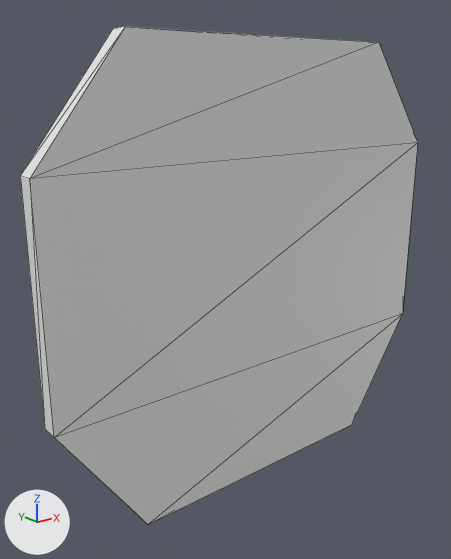
The glTF model src/MapGenerator/parts/doors/DoorSingle/model/door-single.glb as it was, and as the next commit left it.
The view is the same before and after, from a 50 mm camera at (-2.24, -2.42, 2.23) aimed at (-0.18, 0.15, 1.2). Every picture has the same lights, and +X, +Y and +Z are marked at lower left. Mesh edges are drawn as thin lines. Where no turn or scale is listed for an object, it has been applied to the vertices. Vertices at the same position are counted once.

The older version as bpy lines, for what is in view:
```python
me_plane_001 = bpy.data.meshes.new('Plane.001')
me_plane_001.from_pydata(...)  # 16 vertices, 28 faces; spans x -1.29..1.29, y 0.01..0.11, z 0.0..2.46
ob_door = bpy.data.objects.new('Door', me_plane_001)
ob_door.location = (0.0, 0.0, 0.0)
```
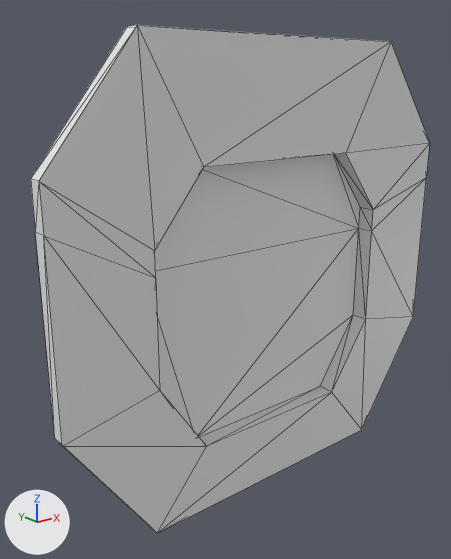
Commit message: Doors WIP

Boxes (x1, y1, x2, y2) around the edits, measured in the pictures (451 x 559 px):
```json
{"object": "Door", "change": "reshaped, moved", "before": [20, 26, 418, 524], "after": [31, 25, 430, 533]}
```

The change, as JSON lines over the scene's bpy script:
```json
{"block": "me_plane_001", "where": "# used by ob_door; location = (0.0, 0.0, 0.0)"}
{"op": "remove", "block": "me_plane_001", "code": "me_plane_001.from_pydata(...)  # 16 vertices, 28 faces; spans x -1.29..1.29, y 0.01..0.11, z 0.0..2.46"}
{"op": "add", "block": "me_plane_001", "code": "me_plane_001.from_pydata(...)  # 40 vertices, 68 faces; spans x -1.29..1.29, y -0.08..0.02, z -1.26..1.2"}
{"block": "me_plane_001", "change": "me_plane_001 part 1: the whole mesh is rebuilt"}
{"op": "set", "path": "ob_door.location", "old": "(0.0, 0.0, 0.0)", "new": "(0.0, 0.0, 1.258)"}
```
